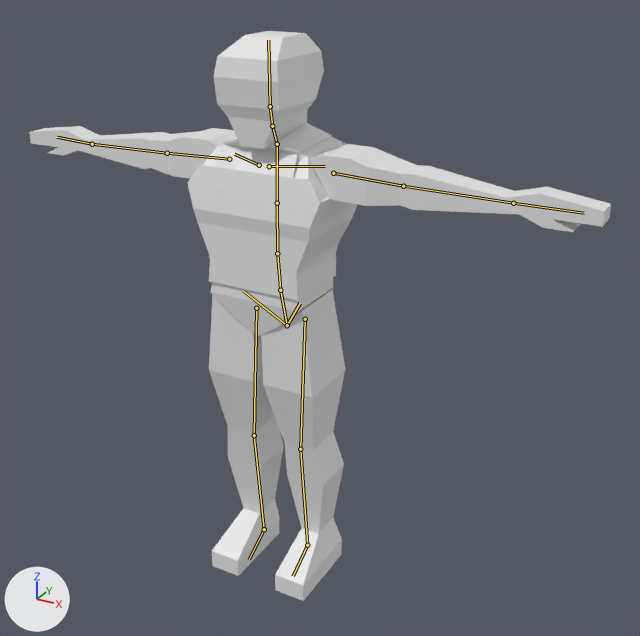
Two versions of the Blender file blender files/player_man.blend, one commit apart.
One viewpoint serves both versions: a 50 mm lens placed at (2.26, -3.66, 3.45), pointed at (0.18, 0.12, 1.56). The lights are fixed; the arrows at lower left show +X, +Y and +Z. The bones that bend it are drawn over the model as lines.
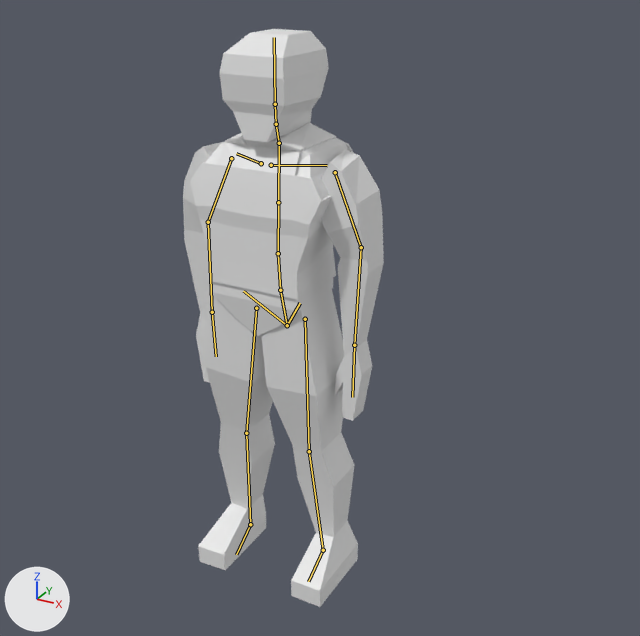
The newer file adds an action. The first version stands in its rest pose; the second is drawn at frame 20 of the action 'metarigAction.001'.

What differs and where, as boxes [x1, y1, x2, y2] in the pictures (640 x 636 px):
'Cube', posed (65% narrower): before [29, 123, 611, 601]; after [183, 123, 384, 607]
'Cube.001', posed: before [214, 31, 324, 149]; after [220, 29, 329, 142]
bone 'spine.001', root to tip: before (280, 290) to (277, 253); after (280, 290) to (278, 253)
bone 'spine.004', root to tip: before (277, 144) to (272, 126); after (279, 143) to (276, 124)
bone 'spine.006', root to tip: before (270, 106) to (268, 40); after (275, 104) to (274, 37)
bone 'upper_arm.L', root to tip: before (333, 173) to (403, 186); after (335, 172) to (361, 247)
bone 'forearm.L', root to tip: before (403, 186) to (513, 203); after (361, 247) to (354, 345)
bone 'upper_arm.R', root to tip: before (229, 159) to (167, 153); after (231, 158) to (208, 222)
bone 'forearm.R', root to tip: before (167, 153) to (92, 144); after (208, 222) to (212, 312)
bone 'thigh.L', root to tip: before (305, 319) to (300, 449); after (305, 319) to (309, 451)
bone 'foot.L', root to tip: before (307, 545) to (293, 576); after (323, 550) to (308, 581)
bone 'thigh.R', root to tip: before (256, 308) to (254, 435); after (256, 308) to (246, 433)
bone 'foot.R', root to tip: before (264, 529) to (249, 559); after (250, 524) to (236, 554)

The edits, one by one:
Bone 'spine.001' (bone_spine_001) turns from (0, 0, 0) to (-2, 0, 0) degrees about its own x, y and z.
Bone 'spine.004' (bone_spine_004) turns from (0, 0, 0) to (-6, 0, 0) degrees about its own x, y and z.
Bone 'spine.006' (bone_spine_006) turns from (0, 0, 0) to (7, 0, 0) degrees about its own x, y and z.
Bone 'upper_arm.L' (bone_upper_arm_l) turns from (0, 0, 0) to (8, 0, -63) degrees about its own x, y and z.
Bone 'forearm.L' (bone_forearm_l) turns from (0, 0, 0) to (-2, -1, -27) degrees about its own x, y and z.
Bone 'upper_arm.R' (bone_upper_arm_r) turns from (0, 0, 0) to (8, 0, 66) degrees about its own x, y and z.
Bone 'forearm.R' (bone_forearm_r) turns from (0, 0, 0) to (-2, 1, 24) degrees about its own x, y and z.
Bone 'thigh.L' (bone_thigh_l) turns from (0, 0, 0) to (0, 0, -4) degrees about its own x, y and z.
Bone 'foot.L' (bone_foot_l) turns from (0, 0, 0) to (0, -4, 3) degrees about its own x, y and z.
Bone 'thigh.R' (bone_thigh_r) turns from (0, 0, 0) to (0, 0, 4) degrees about its own x, y and z.
Bone 'foot.R' (bone_foot_r) turns from (0, 0, 0) to (0, 6, -4) degrees about its own x, y and z.
